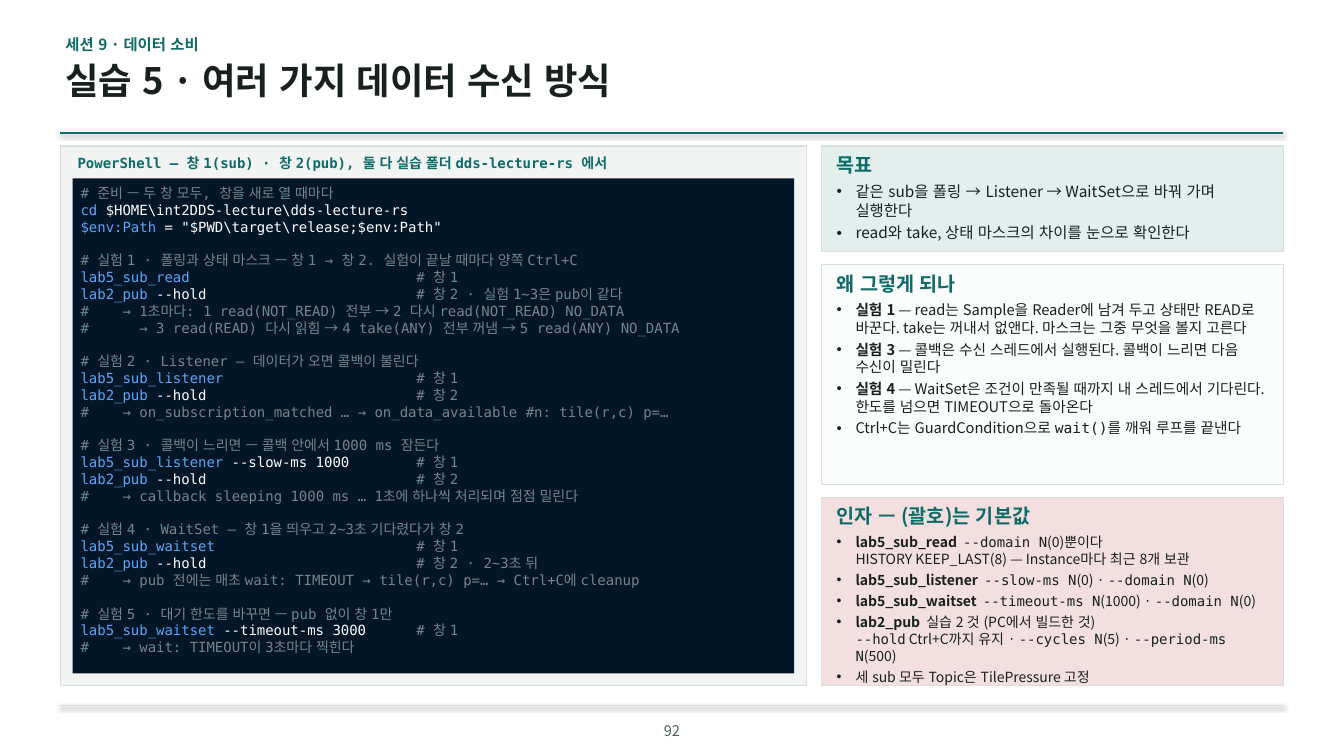
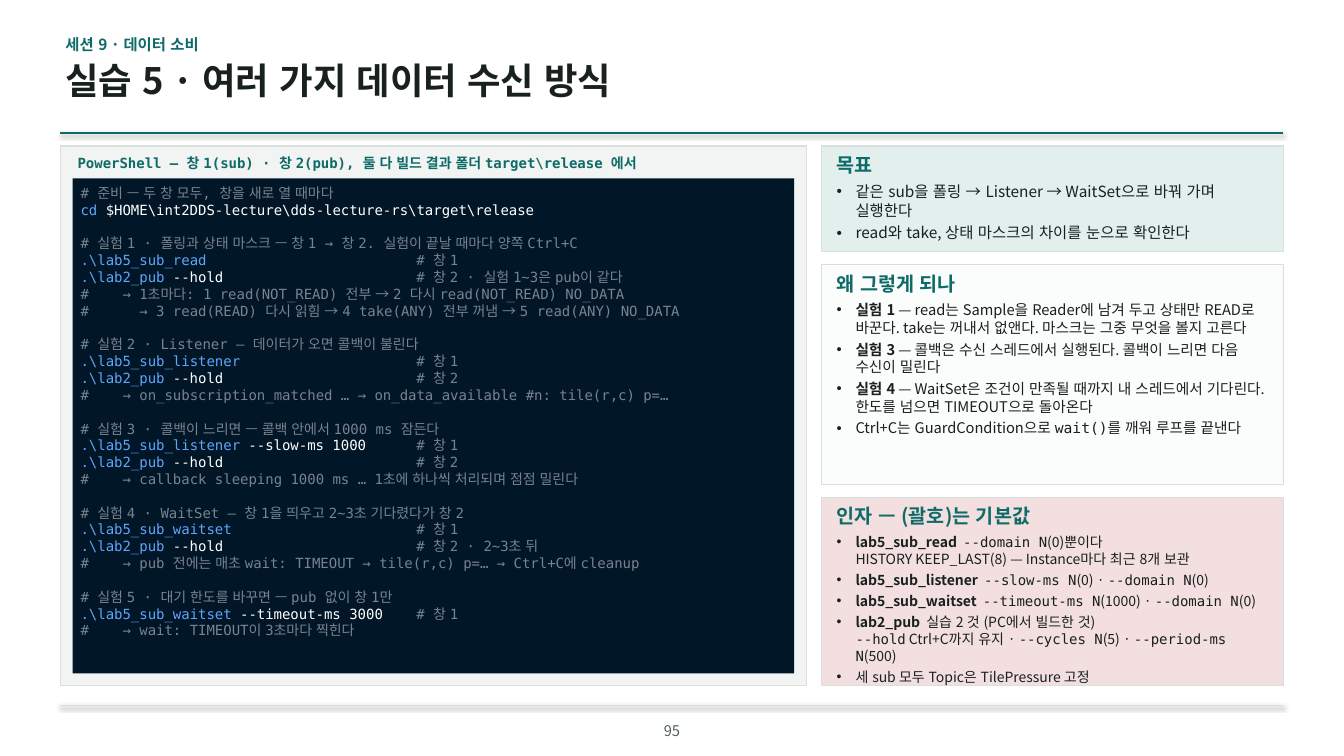
Before and after one commit to IntellectusCorp/int2DDS-lecture, a slide deck: slide 95 of int2dds-lecture-for-beginner.pptx (slide 92 before the commit). Drawn at 1344x756 pixels with LibreOffice and Linux fonts; fonts in the diff are those of the drawing; background and template pictures are left out. Boxes give left, top, right and bottom in pixels: in the first picture for what was removed or moved away, otherwise in the second. Text is boxed around its words. In the diff, an @@ line names an element or a change of style, - is before the commit and + after.

```diff
--- a/int2dds-lecture-for-beginner.pptx
+++ b/int2dds-lecture-for-beginner.pptx
@@ text at (78, 154, 637, 172): text changed @@
-PowerShell — 창 1(sub) · 창 2(pub), 둘 다 실습 폴더 dds-lecture-rs 에서
+PowerShell — 창 1(sub) · 창 2(pub), 둘 다 빌드 결과 폴더 target\release 에서
@@ text in rectangle at (81, 204, 534, 218): text changed @@
-cd $HOME\int2DDS-lecture\dds-lecture-rs
-$env:Path = "$PWD\target\release;$env:Path"
+cd $HOME\int2DDS-lecture\dds-lecture-rs\target\release
@@ text in rectangle at (81, 253, 623, 286): text changed @@
-lab5_sub_read # 창 1
-lab2_pub --hold # 창 2 · 실험 1~3은 pub이 같다
+.\lab5_sub_read # 창 1
+.\lab2_pub --hold # 창 2 · 실험 1~3은 pub이 같다
@@ text in rectangle at (81, 354, 458, 387): text changed @@
-lab5_sub_listener # 창 1
-lab2_pub --hold # 창 2
+.\lab5_sub_listener # 창 1
+.\lab2_pub --hold # 창 2
@@ text in rectangle at (81, 438, 458, 471): text changed @@
-lab5_sub_listener --slow-ms 1000 # 창 1
-lab2_pub --hold # 창 2
+.\lab5_sub_listener --slow-ms 1000 # 창 1
+.\lab2_pub --hold # 창 2
@@ text in rectangle at (81, 522, 538, 555): text changed @@
-lab5_sub_waitset # 창 1
-lab2_pub --hold # 창 2 · 2~3초 뒤
+.\lab5_sub_waitset # 창 1
+.\lab2_pub --hold # 창 2 · 2~3초 뒤
@@ text in rectangle at (81, 608, 383, 622): text changed @@
-lab5_sub_waitset --timeout-ms 3000 # 창 1
+.\lab5_sub_waitset --timeout-ms 3000 # 창 1
@@ page number at (664, 725, 680, 736): text changed @@
-92
+95
```
Also in this commit, not shown: 16 other slides changed, 3 slides added.
